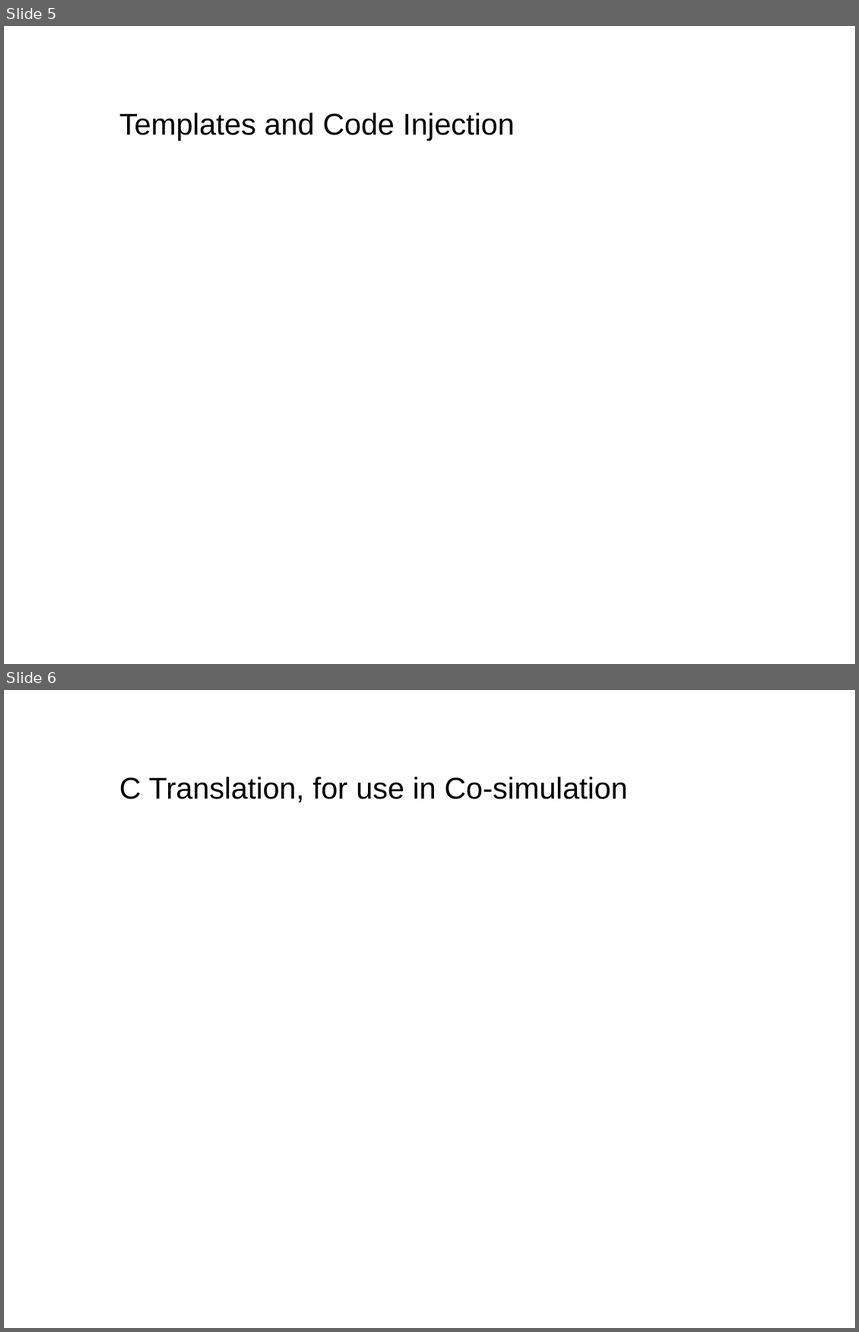
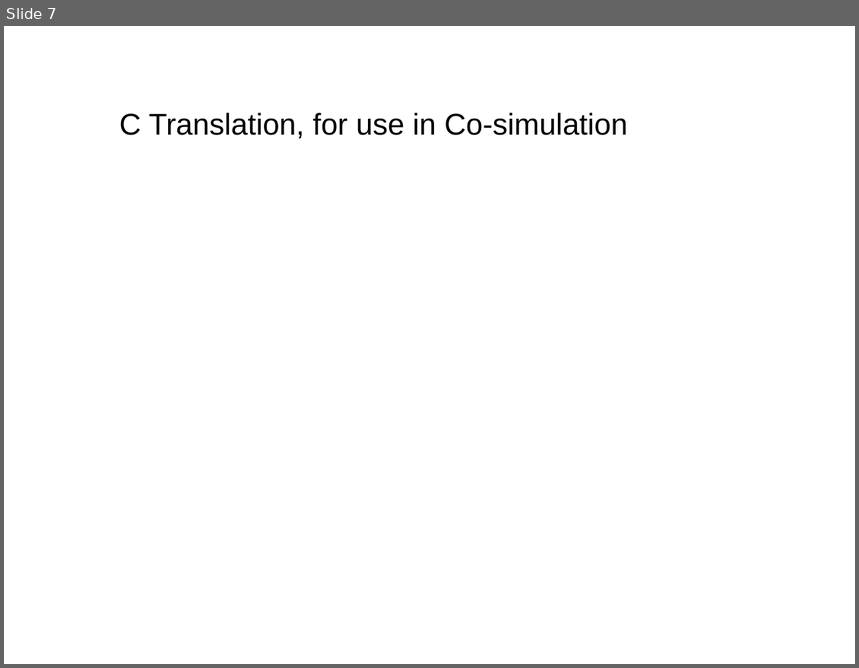
Before and after one commit to weetmuts/rodin-b-sharp-iUML_B_Utils, a slide deck: work/store/Writing/RUDW2014(accepted)/presentation/presentation.odp. Shown one above the other, each under a label of ours: slides 5 and 6 before the commit, slide 7 after it. The pictures are 859x1332 and 859x668 pixels, drawn with LibreOffice and Linux fonts; fonts in the diff are those of the drawing. Boxes give left, top, right and bottom in pixels: in the first picture for what was removed or moved away, otherwise in the second. Text is boxed around its words. In the diff, an @@ line names an element or a change of style, - is before the commit and + after.

```diff
--- a/work/store/Writing/RUDW2014(accepted)/presentation/presentation.odp
+++ b/work/store/Writing/RUDW2014(accepted)/presentation/presentation.odp
@@ slide 5 removed at bbox=[4, 26, 855, 664], background #FFFFFF @@
@@ text removed at bbox=[120, 113, 515, 141] @@
-  Templates and Code Injection
@@ what was slide 6 is now slide 7 @@
```
Also in this commit, not shown: 4 slides changed, 3 slides added, 1 other slide removed, 4 other files.
